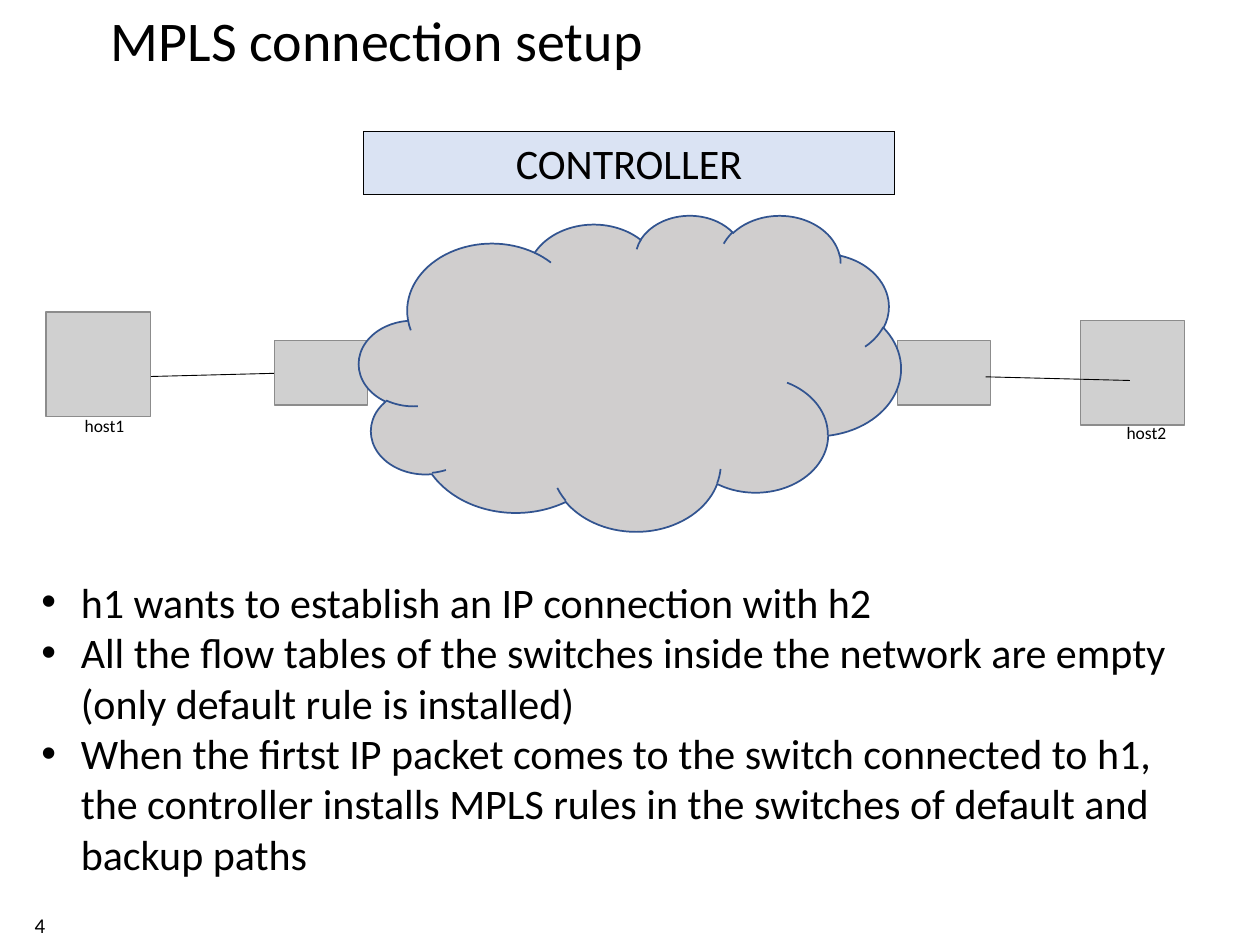
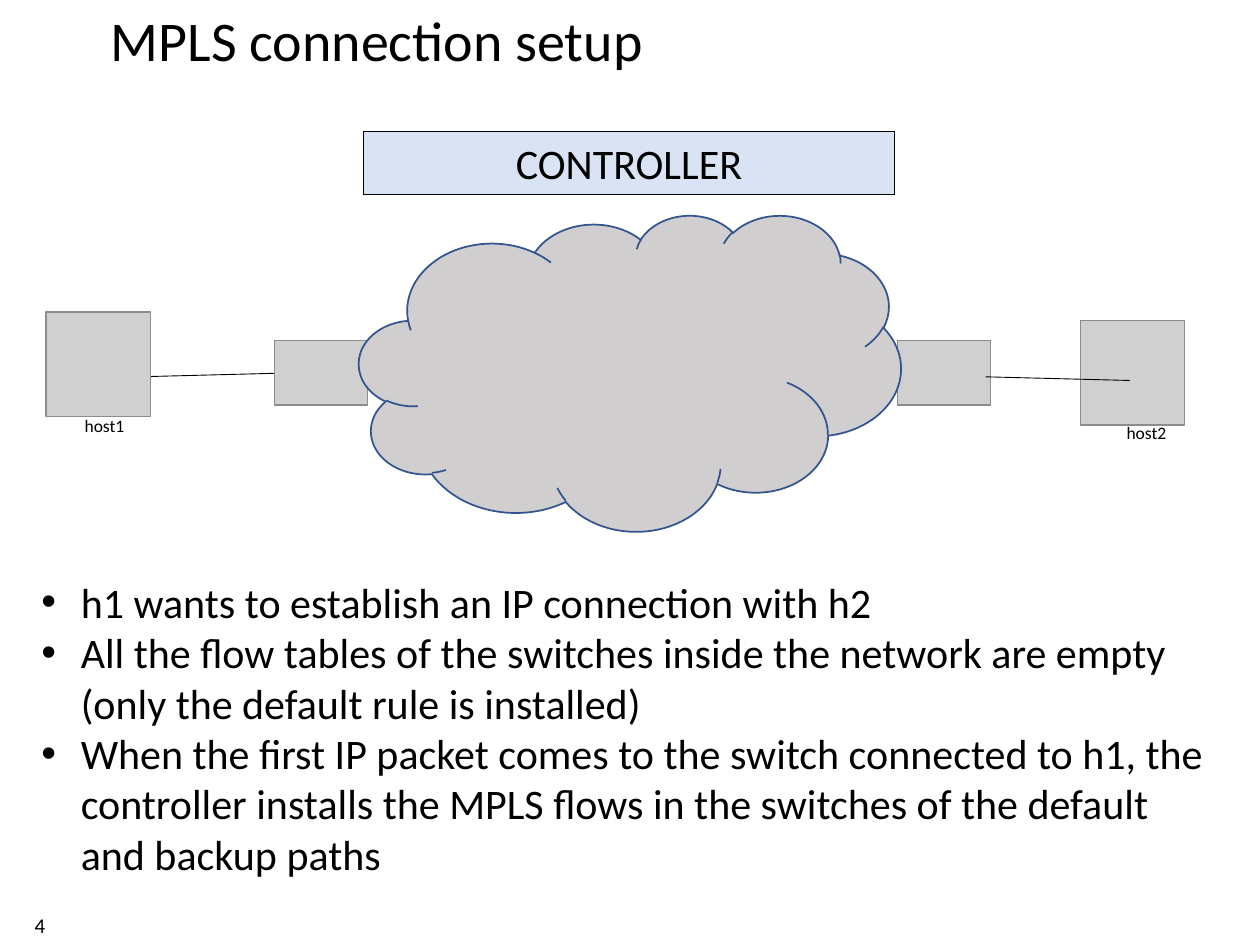
Before and after one commit to xdl907/switching-and-routing-project, a slide deck: slide 4 of template_project_exam__1_.pptx. Drawn at 1260x945 pixels with LibreOffice and Linux fonts; fonts in the diff are those of the drawing; grey boxes stand for pictures; background and template pictures are left out. Boxes give left, top, right and bottom in pixels: in the first picture for what was removed or moved away, otherwise in the second. Text is boxed around its words. In the diff, an @@ line names an element or a change of style, - is before the commit and + after.

```diff
--- a/template_project_exam__1_.pptx
+++ b/template_project_exam__1_.pptx
@@ text at (81,638,1203,877): text changed @@
-• All the flow tables of the switches inside the network are empty (only default rule is installed)
-• When the firtst IP packet comes to the switch connected to h1, the controller installs MPLS rules in the switches of default and backup paths
+• All the flow tables of the switches inside the network are empty (only the default rule is installed)
+• When the first IP packet comes to the switch connected to h1, the controller installs the MPLS flows in the switches of the default and backup paths
```
Also in this commit, not shown: 7 other slides changed.
